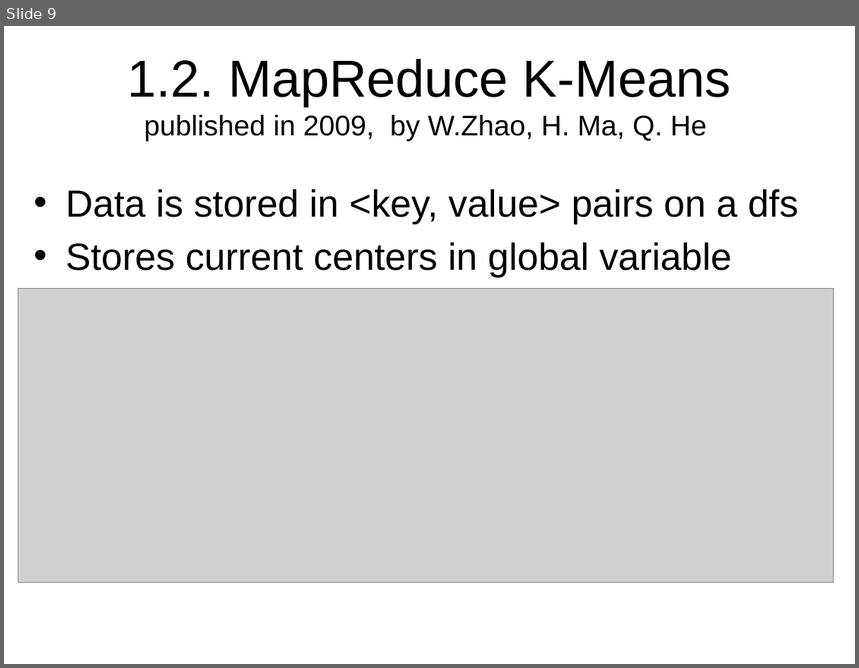
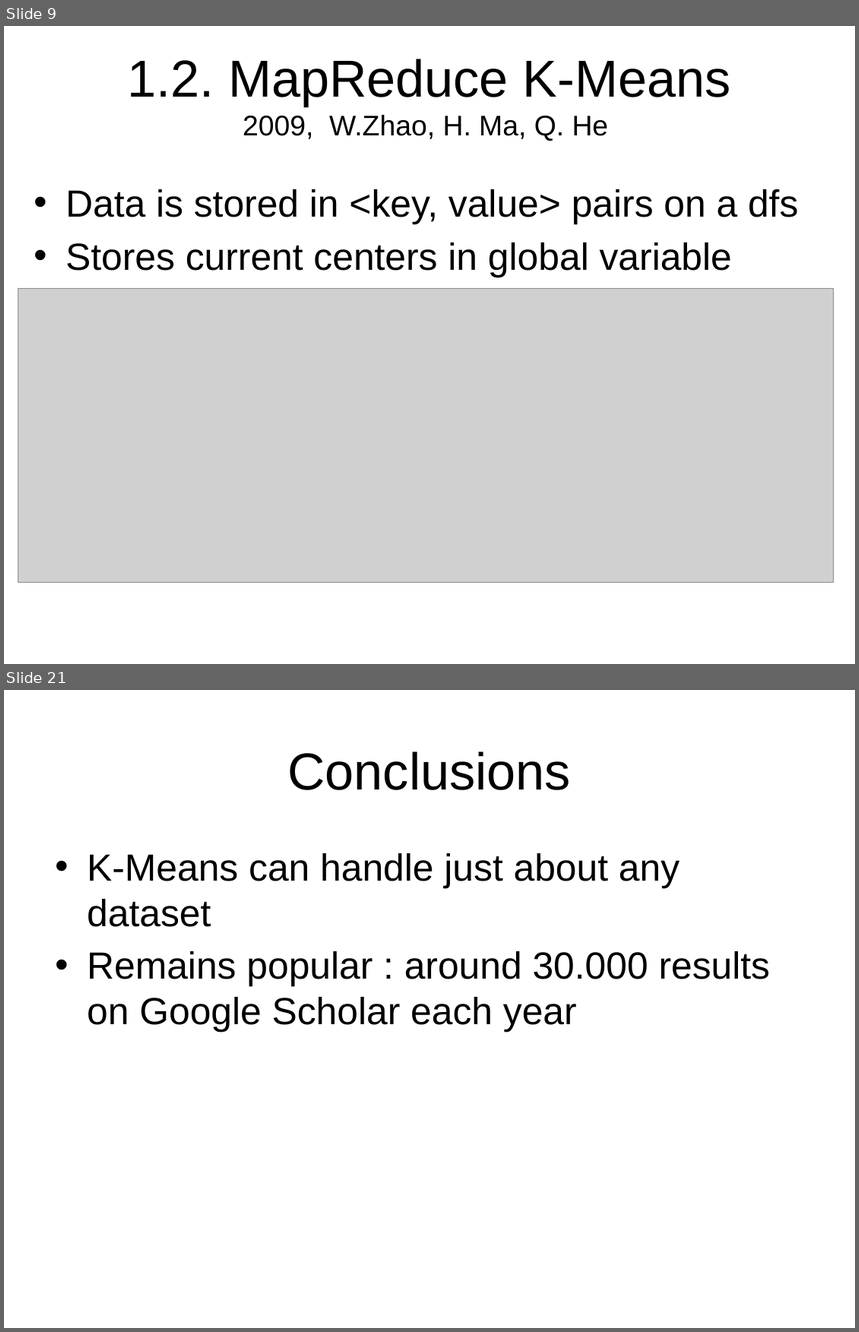
Before and after one commit to StefanSebastian/BeerReviewClustering, a slide deck: referate/amda/r1/presentation/presentation.pptx. Shown one above the other, each under a label of ours: slide 9 before the commit, slides 9 and 21 after it; the slides between them are not shown. The pictures are 859x668 and 859x1332 pixels, drawn with LibreOffice and Linux fonts; fonts in the diff are those of the drawing; grey boxes stand for pictures; background and template pictures are left out. Boxes give left, top, right and bottom in pixels: in the first picture for what was removed or moved away, otherwise in the second. Text is boxed around its words. In the diff, an @@ line names an element or a change of style, - is before the commit and + after.

```diff
--- a/referate/amda/r1/presentation/presentation.pptx
+++ b/referate/amda/r1/presentation/presentation.pptx
@@ slide 21 added at (x1=4, y1=690, x2=855, y2=1328), background picture (left out) @@
@@ title added at (x1=287, y1=752, x2=571, y2=790), 44 pt, text #000000 @@
+Conclusions
@@ text added at (x1=87, y1=853, x2=771, y2=1033), 32 pt, text #000000 @@
+• K-Means can handle just about any dataset
+• Remains popular : around 30.000 results on Google Scholar each year
@@ slide 9 changed as well @@
@@ title at (x1=127, y1=59, x2=731, y2=141): text changed @@
-1.2. MapReduce K-Means
-published in 2009, by W.Zhao, H. Ma, Q. He
+1.2. MapReduce K-Means
+2009, W.Zhao, H. Ma, Q. He
```
Also in this commit, not shown: 1 other slide changed, 11 other slides added.
